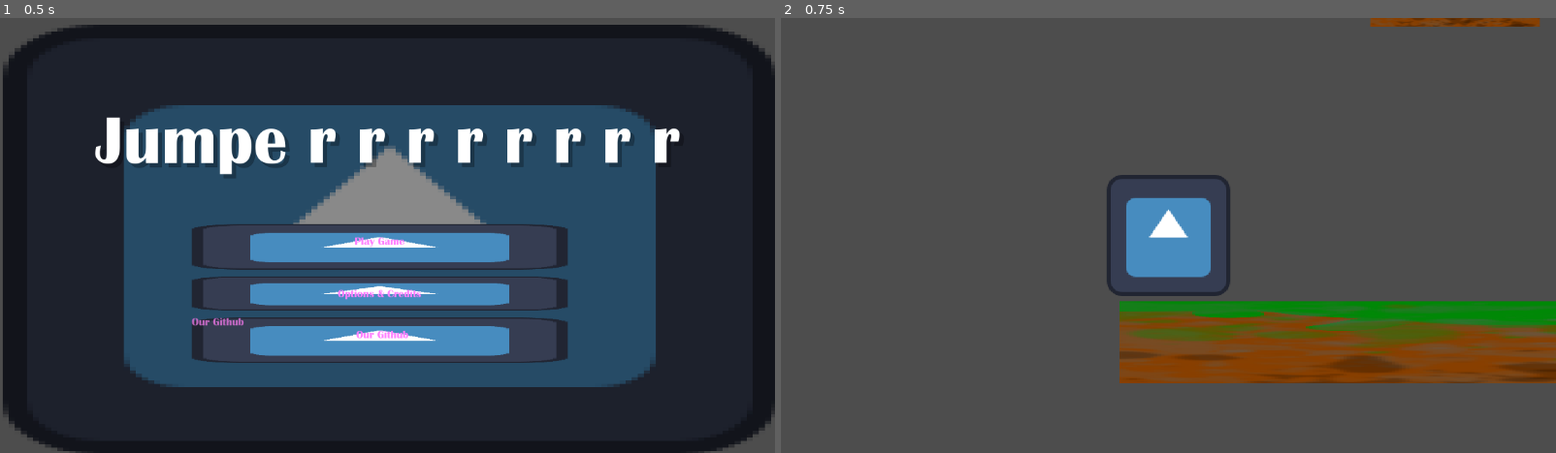
Above: before the commit, frames 1-2 (left to right).
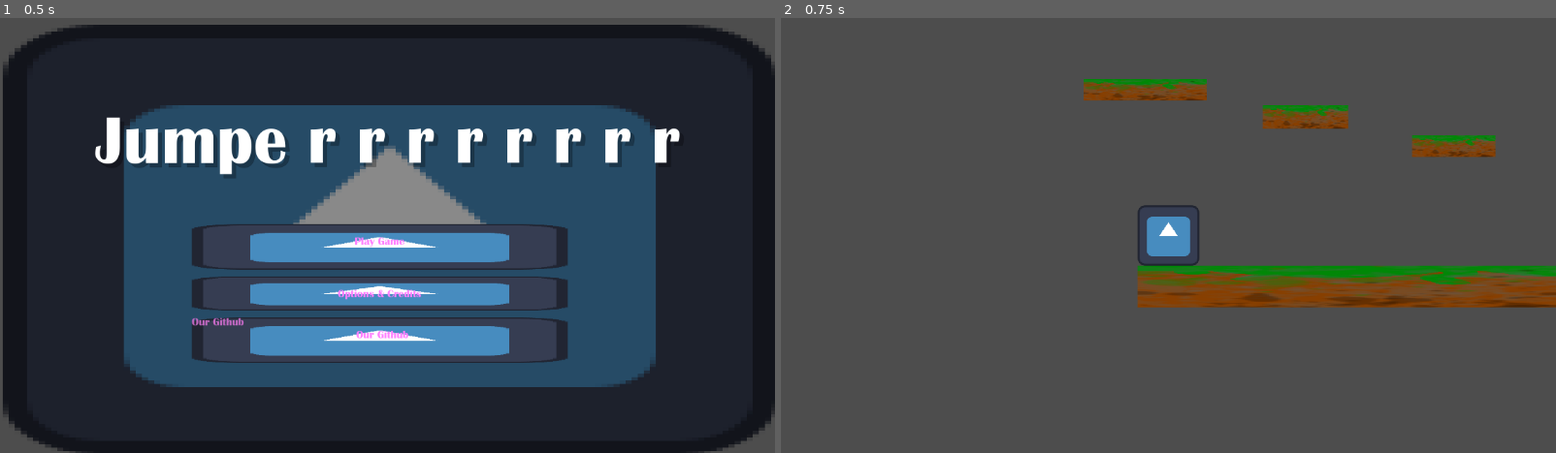
Above: after the commit, the same moments.

Repository: Guyiy1324/Jumpe-r-r-r-r-r-r-r-r
Game: Godot game, scene res://MainMenu.tscn
The game is run twice, just before and just after one commit, with the same random seed, the same clock (stepped at 60 frames per second) and the same inputs. The engine's default icon, where the game draws it, is replaced by a stand-in: a white triangle on a blue panel in a dark square.
Inputs:
- Up to frame 1 (0.5 s): no input
- Up to frame 2 (0.75 s): click "Play Game" at 0.5 s

Frame 1 is identical in both runs. In frame 2, 19% of the frame differs, in the area x 39-100%, y 0-84%.

Commit message:
player isnt falling or moving
i hate everything

Diff:
--- a/jump-e-r/main_menu.gd
+++ b/jump-e-r/main_menu.gd
@@ -7,7 +7,7 @@
 
 
 # Called every frame. 'delta' is the elapsed time since the previous frame.
-func _process(delta: float) -> void:
+func _process(_delta: float) -> void:
 	pass
 
 
--- a/jump-e-r/map.tscn
+++ b/jump-e-r/map.tscn
@@ -68,5 +68,5 @@
 texture = ExtResource("1_c7s6e")
 
 [node name="Player" parent="." instance=ExtResource("2_wijl4")]
-position = Vector2(-113.77186, -331.5108)
+position = Vector2(-110.064026, -316.91602)
 scale = Vector2(0.28012884, 2.9327412)
--- a/jump-e-r/player.tscn
+++ b/jump-e-r/player.tscn
@@ -1,47 +1,22 @@
-[gd_scene load_steps=4 format=3 uid="uid://dd2mvg6k6luef"]
+[gd_scene load_steps=3 format=3 uid="uid://dd2mvg6k6luef"]
 
 [ext_resource type="Texture2D" uid="uid://ds42pbjgq7jap" path="res://icon.svg" id="2_i3pqv"]
-
-[sub_resource type="GDScript" id="GDScript_4flbx"]
-script/source = "extends CharacterBody2D
-
-
-const SPEED = 300.0
-const JUMP_VELOCITY = -400.0
-
-
-func _physics_process(delta: float) -> void:
-	# Add the gravity.
-	if not is_on_floor():
-		velocity += get_gravity() * delta
-
-	# Handle jump.
-	if Input.is_action_just_pressed(\"ui_accept\") and is_on_floor():
-		velocity.y = JUMP_VELOCITY
-
-	# Get the input direction and handle the movement/deceleration.
-	# As good practice, you should replace UI actions with custom gameplay actions.
-	var direction := Input.get_axis(\"ui_left\", \"ui_right\")
-	if direction:
-		velocity.x = direction * SPEED
-	else:
-		velocity.x = move_toward(velocity.x, 0, SPEED)
-
-	move_and_slide()
-"
 
 [sub_resource type="RectangleShape2D" id="RectangleShape2D_4flbx"]
 
 [node name="Player" type="Node2D"]
 
+[node name="Camera2D" type="Camera2D" parent="."]
+zoom = Vector2(0.5, 0.5)
+
 [node name="Sprite2D" type="Sprite2D" parent="."]
 texture = ExtResource("2_i3pqv")
 
-[node name="CharacterBody2D" type="CharacterBody2D" parent="."]
-script = SubResource("GDScript_4flbx")
+[node name="CharacterBody2D" type="CharacterBody2D" parent="Sprite2D"]
+slide_on_ceiling = false
+floor_stop_on_slope = false
+floor_block_on_wall = false
 
-[node name="CollisionShape2D" type="CollisionShape2D" parent="CharacterBody2D"]
-scale = Vector2(6.3, 6.3)
+[node name="CollisionShape2D" type="CollisionShape2D" parent="Sprite2D/CharacterBody2D"]
+scale = Vector2(6.4, 6.4)
 shape = SubResource("RectangleShape2D_4flbx")
-
-[node name="Camera2D" type="Camera2D" parent="."]
--- a/jump-e-r/project.godot
+++ b/jump-e-r/project.godot
@@ -19,6 +19,25 @@
 config/features=PackedStringArray("4.5", "Forward Plus")
 config/icon="res://icon.svg"
 
+[input]
+
+ui_left={
+"deadzone": 0.5,
+"events": [Object(InputEventKey,"resource_local_to_scene":false,"resource_name":"","device":0,"window_id":0,"alt_pressed":false,"shift_pressed":false,"ctrl_pressed":false,"meta_pressed":false,"pressed":false,"keycode":4194319,"physical_keycode":0,"key_label":0,"unicode":0,"location":0,"echo":false,"script":null)
+, Object(InputEventJoypadButton,"resource_local_to_scene":false,"resource_name":"","device":0,"button_index":13,"pressure":0.0,"pressed":false,"script":null)
+, Object(InputEventJoypadMotion,"resource_local_to_scene":false,"resource_name":"","device":0,"axis":0,"axis_value":-1.0,"script":null)
+, Object(InputEventKey,"resource_local_to_scene":false,"resource_name":"","device":-1,"window_id":0,"alt_pressed":false,"shift_pressed":false,"ctrl_pressed":false,"meta_pressed":false,"pressed":false,"keycode":0,"physical_keycode":65,"key_label":0,"unicode":97,"location":0,"echo":false,"script":null)
+]
+}
+ui_right={
+"deadzone": 0.5,
+"events": [Object(InputEventKey,"resource_local_to_scene":false,"resource_name":"","device":0,"window_id":0,"alt_pressed":false,"shift_pressed":false,"ctrl_pressed":false,"meta_pressed":false,"pressed":false,"keycode":4194321,"physical_keycode":0,"key_label":0,"unicode":0,"location":0,"echo":false,"script":null)
+, Object(InputEventJoypadButton,"resource_local_to_scene":false,"resource_name":"","device":0,"button_index":14,"pressure":0.0,"pressed":false,"script":null)
+, Object(InputEventJoypadMotion,"resource_local_to_scene":false,"resource_name":"","device":0,"axis":0,"axis_value":1.0,"script":null)
+, Object(InputEventKey,"resource_local_to_scene":false,"resource_name":"","device":-1,"window_id":0,"alt_pressed":false,"shift_pressed":false,"ctrl_pressed":false,"meta_pressed":false,"pressed":false,"keycode":0,"physical_keycode":68,"key_label":0,"unicode":100,"location":0,"echo":false,"script":null)
+]
+}
+
 [rendering]
 
 textures/canvas_textures/default_texture_filter=0
